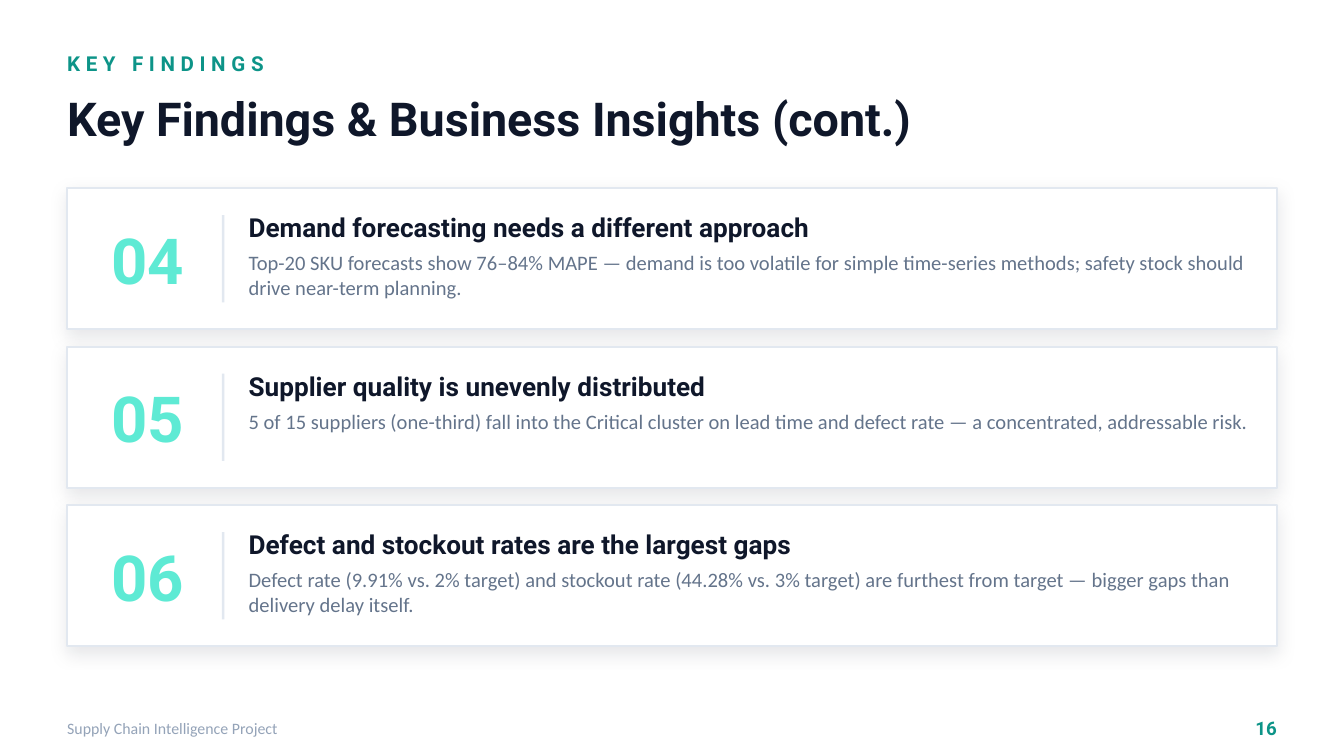
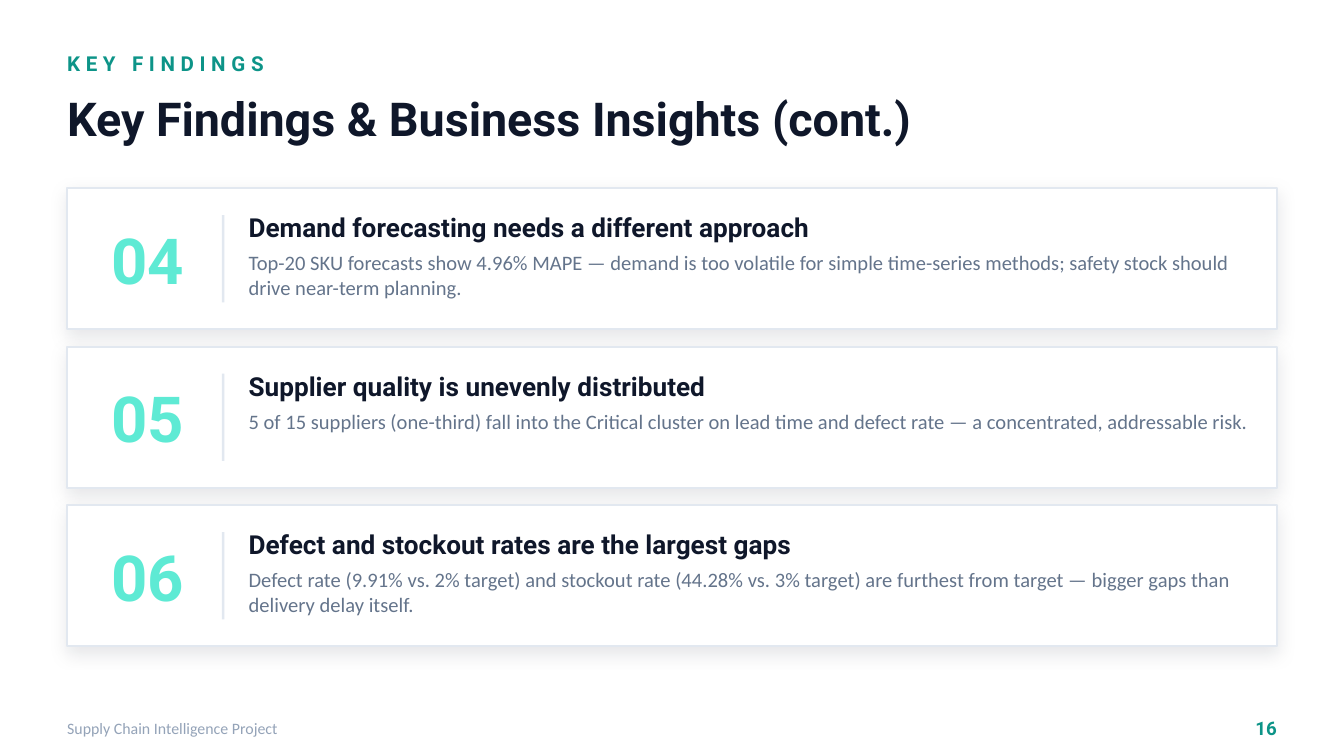
Before and after one commit to harshadakardil/Supply-Chain-Analytics-Project, a slide deck: slide 16 of SupplyChainPresentation.pptx. Drawn at 1344x756 pixels with LibreOffice and Linux fonts; fonts in the diff are those of the drawing. Boxes give left, top, right and bottom in pixels: in the first picture for what was removed or moved away, otherwise in the second. Text is boxed around its words. In the diff, an @@ line names an element or a change of style, - is before the commit and + after.

```diff
--- a/SupplyChainPresentation.pptx
+++ b/SupplyChainPresentation.pptx
@@ text at (x1=249, y1=256, x2=1228, y2=299): text changed @@
-Top-20 SKU forecasts show 76–84% MAPE — demand is too volatile for simple time-series methods; safety stock should drive near-term planning.
+Top-20 SKU forecasts show 4.96% MAPE — demand is too volatile for simple time-series methods; safety stock should drive near-term planning.
```
